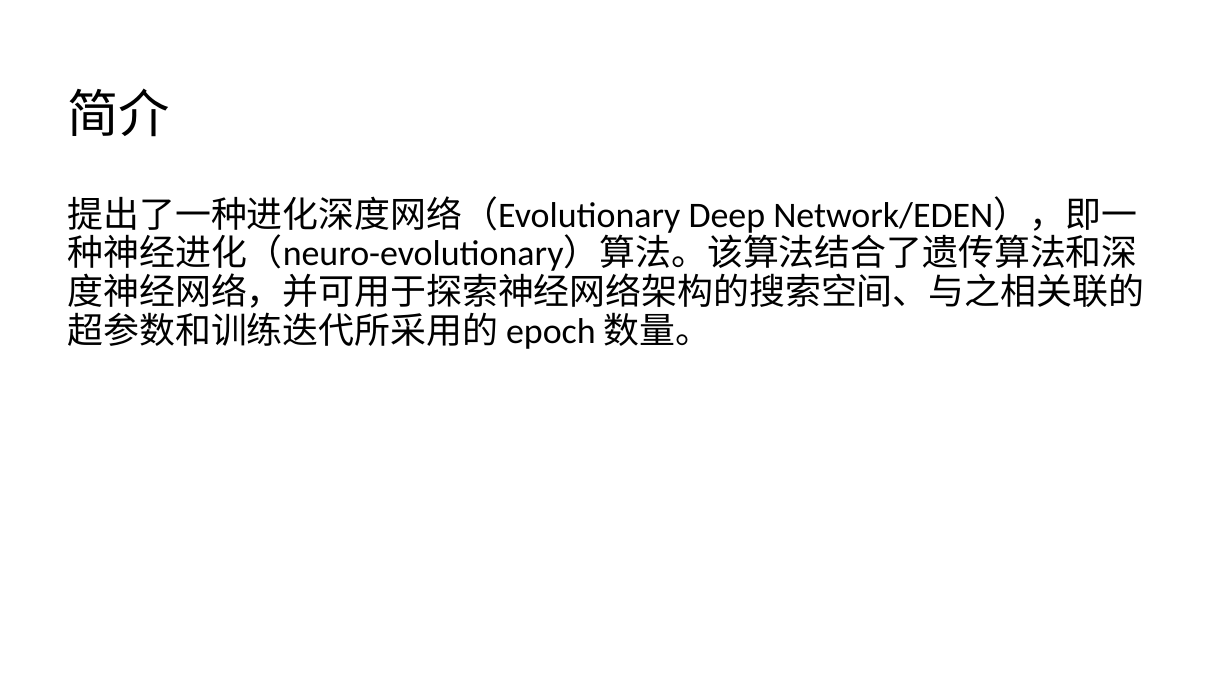
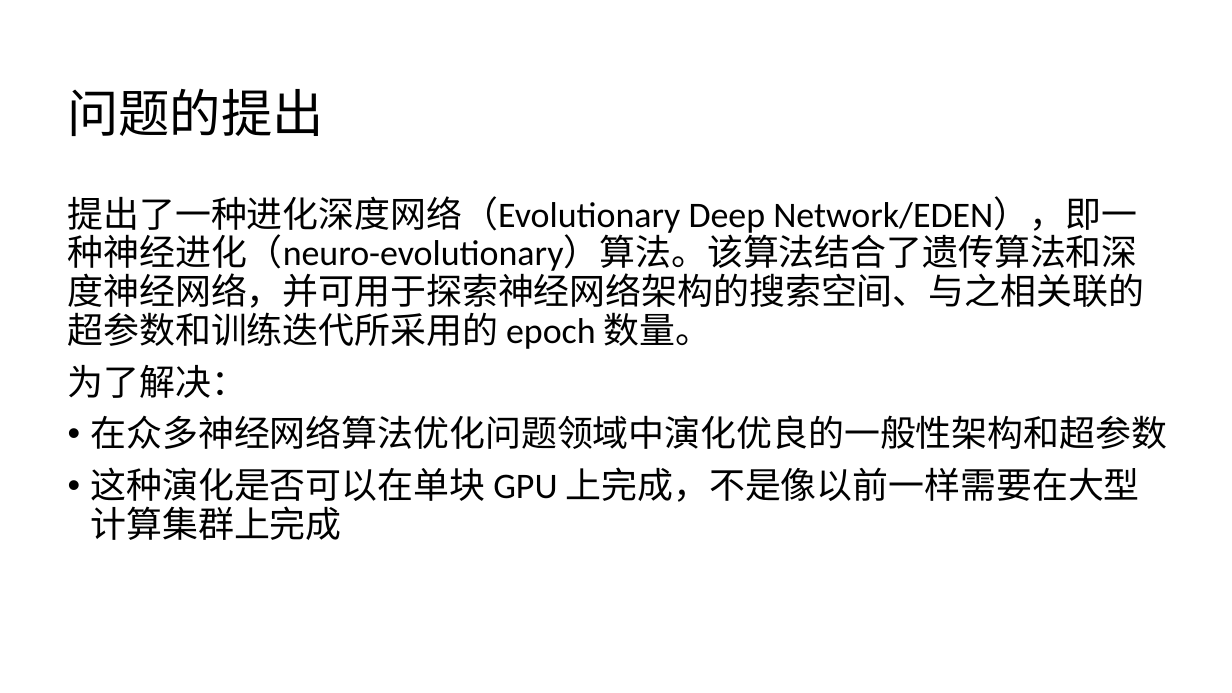
Before and after one commit to likaihz/EAS, a slide deck: slide 2 of linzepei/slides.pptx. Drawn at 1232x693 pixels with LibreOffice and Linux fonts; fonts in the diff are those of the drawing. Boxes give left, top, right and bottom in pixels: in the first picture for what was removed or moved away, otherwise in the second. Text is boxed around its words. In the diff, an @@ line names an element or a change of style, - is before the commit and + after.

```diff
--- a/linzepei/slides.pptx
+++ b/linzepei/slides.pptx
@@ text at (67, 89, 323, 136): text changed @@
-简介
+问题的提出
@@ text at (68, 365, 1167, 540): paragraphs added @@
+为了解决：
+• 在众多神经网络算法优化问题领域中演化优良的一般性架构和超参数
+• 这种演化是否可以在单块 GPU 上完成，不是像以前一样需要在大型计算集群上完成
```
Also in this commit, not shown: 1 other slide changed, 1 slide added, 4 slides removed.
